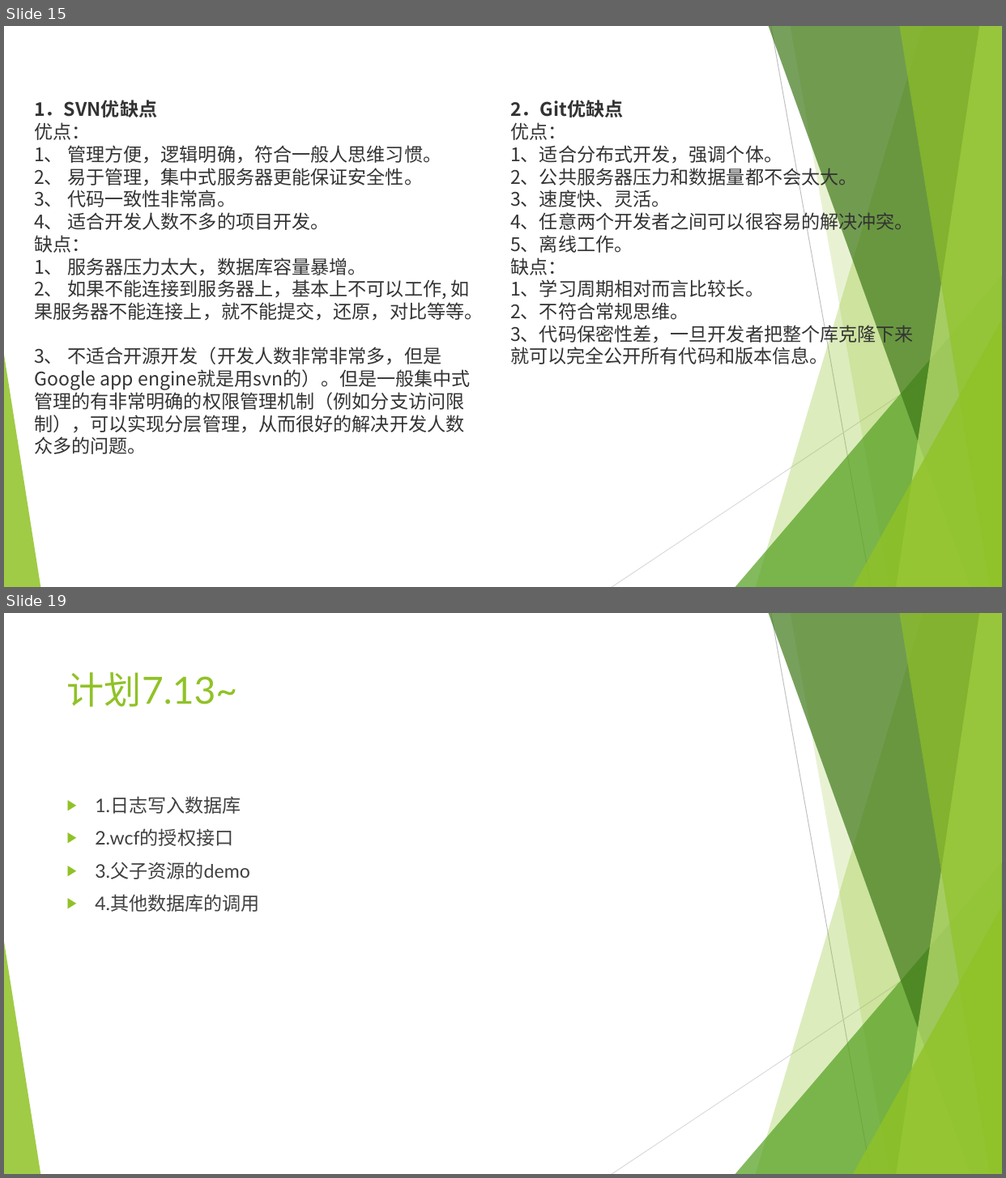
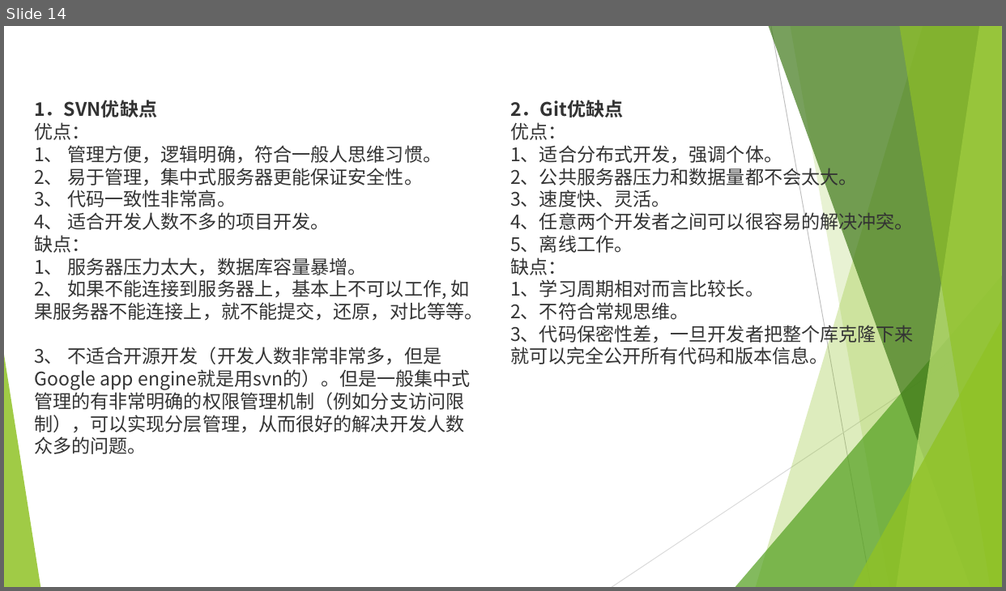
Before and after one commit to sun198986/Station, a slide deck: 后端设计.pptx. Shown one above the other, each under a label of ours: slides 15 and 19 before the commit, slide 14 after it; the slides between them are not shown. The pictures are 1006x1178 and 1006x591 pixels, drawn with LibreOffice and Linux fonts; fonts in the diff are those of the drawing. Boxes give left, top, right and bottom in pixels: in the first picture for what was removed or moved away, otherwise in the second. Text is boxed around its words. In the diff, an @@ line names an element or a change of style, - is before the commit and + after.

```diff
--- a/后端设计.pptx
+++ b/后端设计.pptx
@@ slide 19 removed at <box>4,613,1002,1174</box>, background #FFFFFF; not listed: 10 template elements that a slide beside it also shows @@
@@ title removed at <box>67,672,237,707</box> @@
-计划7.13~
@@ text removed at <box>95,796,260,912</box> @@
-▶ 1.日志写入数据库
-▶ 2.wcf的授权接口
-▶ 3.父子资源的demo
-▶ 4.其他数据库的调用
@@ what was slide 15 is now slide 14 @@
```
Also in this commit, not shown: 1 slide changed, 5 other slides removed, 10 other files.
